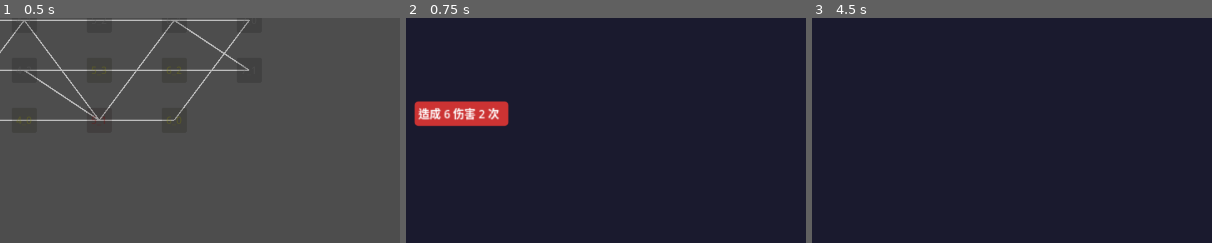
Above: before the commit, frames 1-3 (left to right).
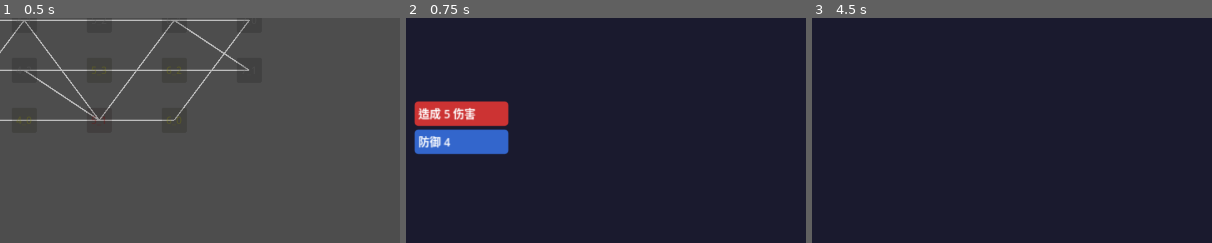
Above: after the commit, the same moments.

Repository: FiveMarksCoding/CardGame
Game: Godot game, scene res://scenes/Main.tscn
Same seed, same stepped clock (60 frames per second), same inputs: the game is played once before the commit and once after it.
Inputs:
- Up to frame 1 (0.5 s): no input
- Up to frame 2 (0.75 s): click "0_0" at 0.5 s
- Up to frame 3 (4.5 s): click "1_4" at 1.25 s; click "1_3" at 2 s; click "1_2" at 2.75 s; click "1_0" at 3.5 s; click "结束回合" at 4.25 s
The pictures show only the part of the screen within x 38-88%, y 6-56%; the shares and areas given below are measured in that part.

Frame 1 is identical in both runs. In frame 2, 2.8% of the frame differs, in the area x 2-26%, y 40-61%; in frame 3, nothing differs.

Commit message:
敌人意图不一致hotfix

Diff:
--- a/card-game/scripts/battle/BattleManager.gd
+++ b/card-game/scripts/battle/BattleManager.gd
@@ -107,6 +107,8 @@
 	enemies.append(enemy);
 	print("Enemy created");
 func start_player_turn():
+	for enemy in enemies:
+		enemy.generate_new_intents();
 	turn_counts+=1;
 	add_neutral_energy(3);
 	# 抽牌（由 HandContainer 触发）
@@ -125,9 +127,6 @@
 	is_player_turn=0;
 	print("=== 玩家回合结束 ===");
 	# 执行敌人回合
-	# 为所有敌人生成新意图
-	for enemy in enemies:
-		enemy.generate_new_intents();
 	await execute_enemy_turn();
 	discard_all();
 	# 敌人回合结束后，开始新的玩家回合
--- a/card-game/scripts/battle/Enemy.gd
+++ b/card-game/scripts/battle/Enemy.gd
@@ -138,23 +138,20 @@
 # 接口
 func is_dead () -> bool:
 	return data.current_hp<=0;
-func get_intent_count () -> int:
-	return intent_items.size();
-func get_intent_data (index: int) -> Intent:
-	var intents=data.get_intent_group();
-	if index >= 0 and index < intents.size():
-		return intents[index];
-	return null;
-func replace_intent (index: int, new_intent: Intent):
-	var intents = data.get_intent_group();
-	if index >= 0 and index < intents.size():
-		intents[index]=new_intent;
-		generate_new_intents();
-func remove_intent (index: int):
-	var intents=data.get_intent_group();
-	if index>=0 && index<intents.size():
-		intents.remove_at(index);
-		generate_new_intents();
+func get_intent_count() -> int:
+	return _cached_intents.size()
+func get_intent_data(index: int) -> Intent:
+	if index >= 0 and index < _cached_intents.size():
+		return _cached_intents[index]
+	return null
+func replace_intent(index: int, new_intent: Intent):
+	if index >= 0 and index < _cached_intents.size():
+		_cached_intents[index] = new_intent
+		_update_intents_display()
+func remove_intent(index: int):
+	if index >= 0 and index < _cached_intents.size():
+		_cached_intents.remove_at(index)
+		_update_intents_display()
 # 用当前缓存更新 UI
 func _update_intents_display():
 	for child in intent_container.get_children():
@@ -212,15 +209,3 @@
 			print("%s 执行未知意图.这啥玩意" % data.name)
 			result["success"]=0;
 	return result;
-func _update_intents_with_data (intents: Array):
-	for child in intent_container.get_children():
-		child.queue_free();
-	intent_items.clear()
-	var y_offset=0;
-	for i in range(intents.size()):
-		var intent_data=intents[i];
-		var item=_create_intent_item(intent_data,i);
-		item.position=Vector2(0,y_offset);
-		intent_container.add_child(item);
-		intent_items.append(item);
-		y_offset+=30;
